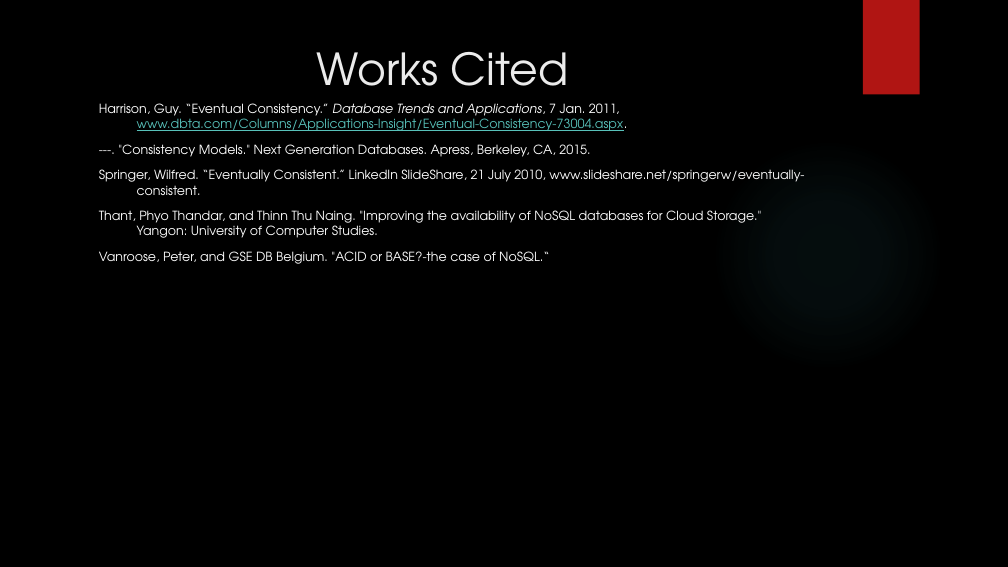
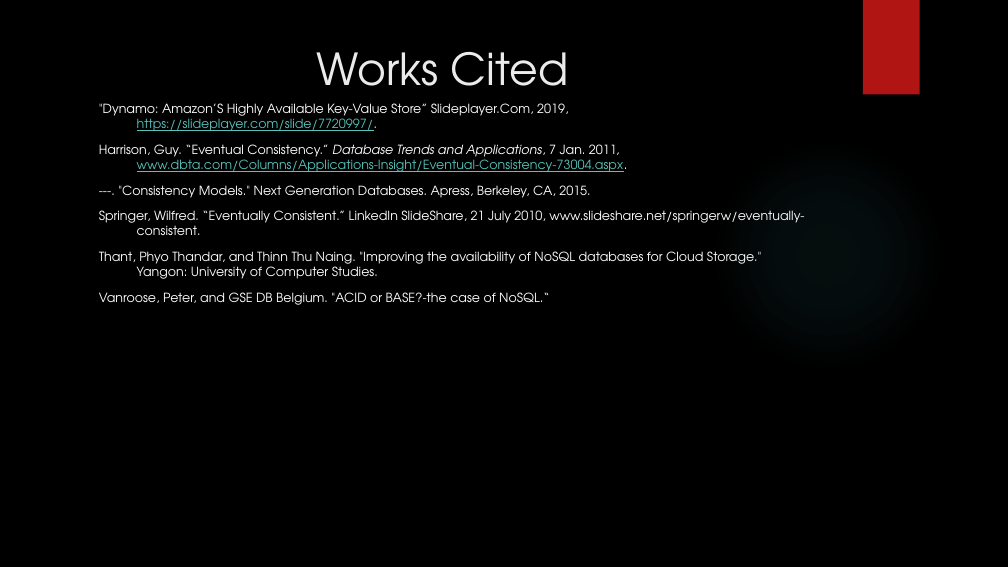
Before and after one commit to MaxWOU/cs364pptx, a slide deck: slide 12 of group6slidshow.pptx (slide 15 before the commit). Drawn at 1008x567 pixels with LibreOffice and Linux fonts; fonts in the diff are those of the drawing; background and template pictures are left out. Boxes give left, top, right and bottom in pixels: in the first picture for what was removed or moved away, otherwise in the second. Text is boxed around its words. In the diff, an @@ line names an element or a change of style, - is before the commit and + after.

```diff
--- a/group6slidshow.pptx
+++ b/group6slidshow.pptx
@@ text at (x1=99, y1=103, x2=568, y2=131): paragraph added @@
+"Dynamo: Amazon’S Highly Available Key-Value Store” Slideplayer.Com, 2019,
+https://slideplayer.com/slide/7720997/.
```
Also in this commit, not shown: 1 other slide changed, 3 slides removed.
